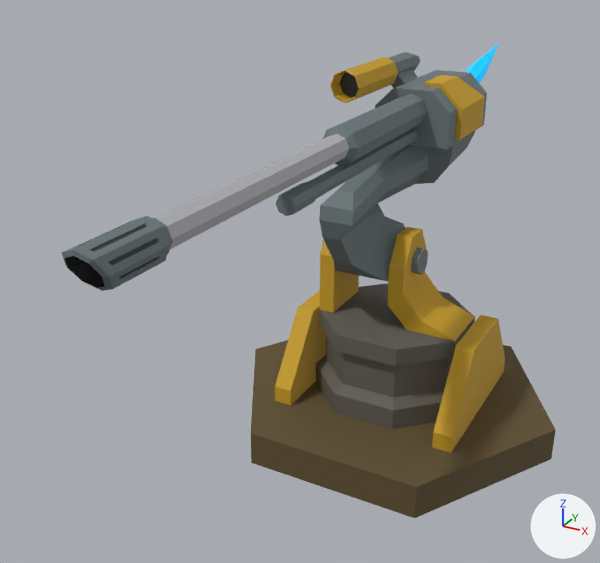
The FBX model Assets/FBX Files/SniperTurret001.fbx as it was, and as the next commit left it.
Both versions are drawn from a 50 mm camera at (1.65, -4.2, 2.77) aimed at (-0.17, -0.89, 1.12). Arrows for +X, +Y and +Z are at lower right; the lights stay in place. Where no turn or scale is listed for an object, it has been applied to the vertices. Vertices at the same position are counted once.

The first picture shows 'Sniper_Barrel', 'Sniper_Base'.
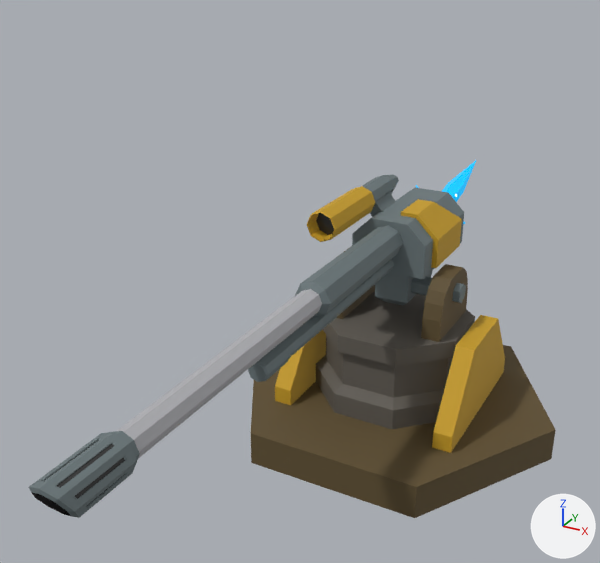
Pixel boxes [x1, y1, x2, y2] of what changed, in the pictures (600 x 563 px; the box of a moved part takes in the faces that stretch with it):
'Sniper_Barrel', reshaped, moved (45% taller): before [62, 44, 498, 291]; after [29, 160, 477, 518]
'Sniper_Base', reshaped (7% shorter): before [251, 227, 556, 518]; after [251, 248, 556, 518]
part 1 of me_mesh_001, moved or reshaped: before [424, 75, 485, 140]; after [401, 199, 462, 268]
part 2 of me_mesh_001, moved or reshaped: before [375, 70, 487, 149]; after [352, 187, 464, 279]
part 3 of me_mesh_001, moved or reshaped: before [62, 93, 427, 291]; after [29, 225, 403, 518]
part 4 of me_mesh_001, moved or reshaped: before [276, 129, 417, 216]; after [248, 259, 394, 382]
part 5 of me_mesh_001, moved or reshaped: before [330, 52, 420, 103]; after [307, 175, 399, 242]
part 6 of me_mesh_001, moved or reshaped: before [465, 44, 498, 83]; after [442, 160, 477, 202]
part 7 of me_mesh_001, added: after [375, 270, 433, 306]
part 8 of me_mesh_001, deleted: before [319, 130, 476, 281]
part 9 of me_mesh, added: after [374, 277, 466, 303]
part 10 of me_mesh, added (brown): after [421, 264, 468, 342]
part 11 of me_mesh, added: after [336, 248, 375, 319]
part 12 of me_mesh, deleted: before [322, 239, 428, 274]
part 13 of me_mesh, cut back: before [320, 227, 475, 350]; after [330, 291, 475, 350]

What changed in the scene script:
```text
Add mat_brass02:
    mat_brass02 = principled_material('brass02')
    mat_brass02.base_color = (0.588, 0.346, 0.0153)  # yellow #ca9f21
    mat_brass02.roughness = 0.749
Add mat_metal02:
    mat_metal02 = principled_material('metal02')
    mat_metal02.base_color = (0.15, 0.19, 0.199)  # grey #6c797b
    mat_metal02.roughness = 0.749
Change me_mesh_001:
    used by ob_sniper_barrel; location = (-0.043, 0.0, 0.963)
    remove me_mesh_001.from_pydata(...)  # 378 vertices, 390 faces; spans x -0.28..0.28, y -2.55..1.07, z -0.16..1.1
    add me_mesh_001.from_pydata(...)  # 334 vertices, 344 faces; spans x -0.3..0.24, y -2.8..0.82, z -0.12..0.57
    me_mesh_001 part 1: the loose piece of 12 vertices spanning x 0.06..0.28, y 0.21..0.61, z 0.67..0.97 is moved by (-0.04, -0.25, -0.53)
    me_mesh_001 part 2: the loose piece of 16 vertices spanning x -0.18..0.26, y 0.08..0.86, z 0.65..0.95 is moved by (-0.04, -0.25, -0.53)
    me_mesh_001 part 3: the loose piece of 137 vertices spanning x -0.06..0.13, y -2.55..0.08, z 0.74..0.93 is moved by (-0.04, -0.25, -0.53)
    me_mesh_001 part 4: the loose piece of 41 vertices spanning x -0.01..0.09, y -1.32..0.1, z 0.65..0.75 is moved by (-0.04, -0.25, -0.53)
    me_mesh_001 part 5: the loose piece of 70 vertices spanning x -0.25..-0.04, y -0.34..0.63, z 0.87..1.1 is moved by (-0.04, -0.25, -0.53)
    me_mesh_001 part 6: the loose piece of 14 vertices spanning x 0.06..0.21, y 0.58..1.07, z 0.74..1.09 is moved by (-0.04, -0.25, -0.53)
    me_mesh_001 part 7: a new loose piece of 16 vertices spanning x -0.1..0.1, y -0.1..0.43, z -0.12..0.11, in mat_metal01 (grey #6c797b)
    me_mesh_001 part 8: the loose piece of 60 vertices spanning x -0.28..0.22, y -0.53..0.81, z -0.16..0.65 is deleted
Change me_mesh:
    used by ob_sniper_base; location = (0.0, 0.0, 0.0)
    remove me_mesh.from_pydata(...)  # 134 vertices, 144 faces; spans x -1.0..1.0, y -0.87..0.87, z -0.1..1.13
    remove me_mesh.materials.append(mat_metal01)  # grey #6c797b
    remove me_mesh.materials.append(mat_brass01)  # yellow #ca9f21
    add me_mesh.from_pydata(...)  # 142 vertices, 148 faces; spans x -1.0..1.0, y -0.87..0.87, z -0.1..0.93
    me_mesh part 9: a new loose piece, a 6-sided cylinder along x spanning x -0.39..0.39, y -0.05..0.05, z 0.76..0.88, in mat_metal02 (grey #6c797b)
    me_mesh part 10: a new loose piece of 20 vertices spanning x 0.25..0.35, y -0.23..0.23, z 0.58..0.93, in mat_wood01 (brown #5f4f2f)
    me_mesh part 11: a new loose piece of 20 vertices spanning x -0.35..-0.25, y -0.23..0.23, z 0.58..0.93, in mat_wood01 (brown #5f4f2f)
    me_mesh part 12: the loose piece of 14 vertices spanning x -0.47..0.15, y -0.07..0.07, z 0.88..1.04 is deleted
    me_mesh part 13
    32 vertices are removed from x -0.43..0.33, y -0.33..0.33, z 0.6..1.13
    40 faces are deleted
    8 new faces join them, mat_stone01 (dark grey #605b54)
    add me_mesh.materials.append(mat_metal02)  # grey #6c797b
    add me_mesh.materials.append(mat_brass02)  # yellow #ca9f21
Change ob_sniper_barrel:
    ob_sniper_barrel.location: (-0.043, 0.0, 0.963) -> (0.0, 0.0, 0.816)
```
